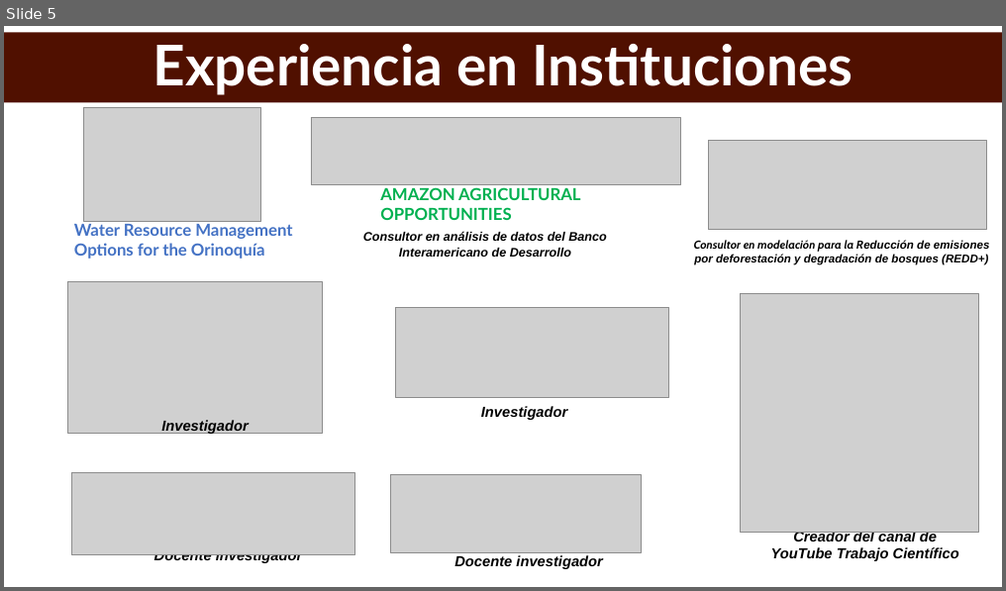
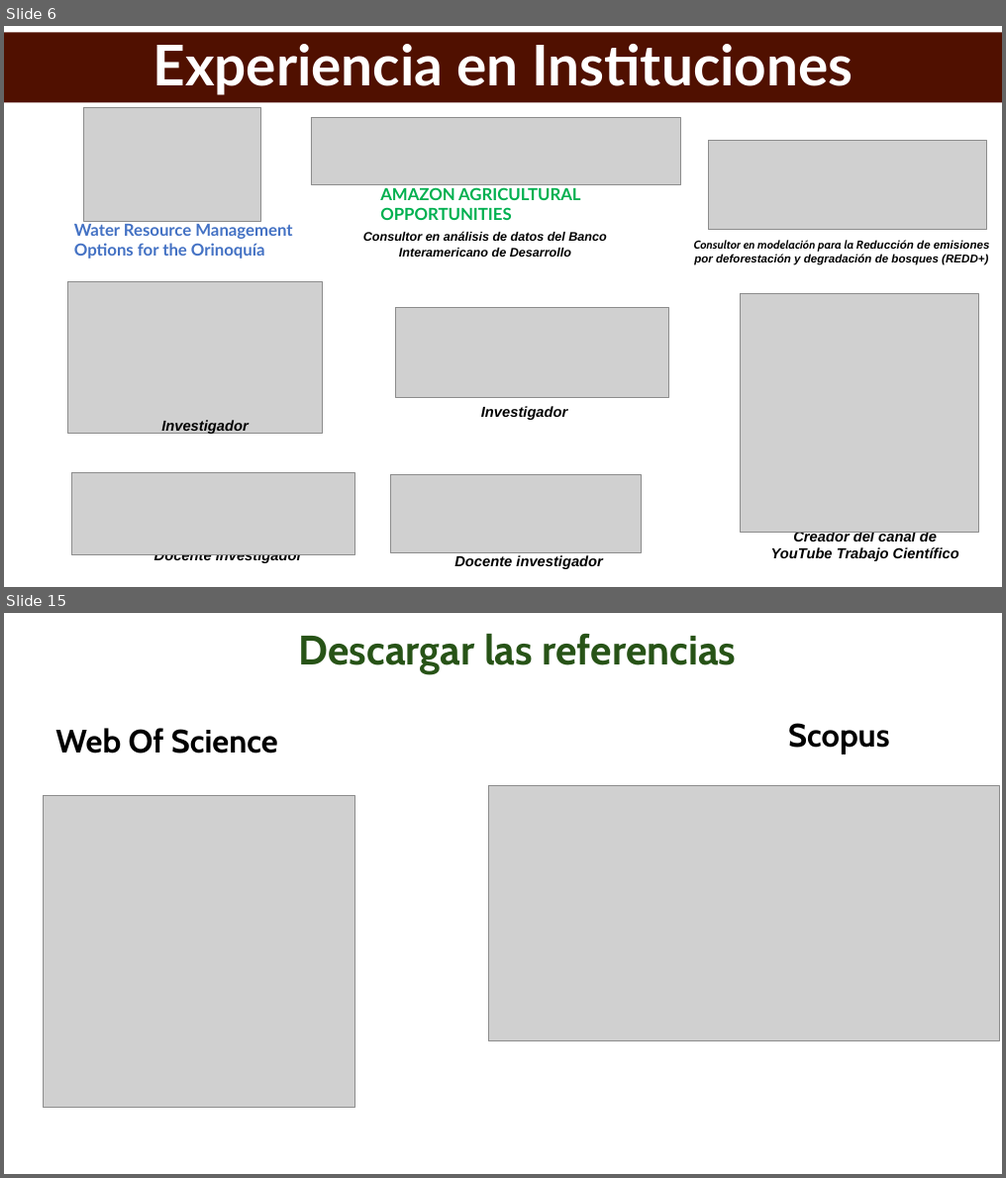
Before and after one commit to trabajocientifico/curso_optimizacion_investigacion_con__IA, a slide deck: presentacion.pptx. Shown one above the other, each under a label of ours: slide 5 before the commit, slides 6 and 15 after it; the slides between them are not shown. The pictures are 1006x591 and 1006x1178 pixels, drawn with LibreOffice and Linux fonts; fonts in the diff are those of the drawing; grey boxes stand for pictures. Boxes give left, top, right and bottom in pixels: in the first picture for what was removed or moved away, otherwise in the second. Text is boxed around its words. In the diff, an @@ line names an element or a change of style, - is before the commit and + after.

```diff
--- a/presentacion.pptx
+++ b/presentacion.pptx
@@ slide 15 added at [4, 613, 1002, 1174], background #FFFFFF @@
@@ title added at [299, 633, 737, 674], 39.6 pt, text #275417, bold @@
+Descargar las referencias
@@ text added at [55, 728, 278, 754], 31.2 pt, text #000000, bold @@
+Web Of Science
@@ text added at [788, 723, 890, 755], 31.2 pt, text #000000, bold @@
+Scopus
@@ picture added at [488, 786, 1000, 1042] @@
@@ picture added at [43, 796, 355, 1108] @@
@@ what was slide 5 is now slide 6 @@
```
Also in this commit, not shown: 16 other slides added, 1 slide removed, 13 other files.
